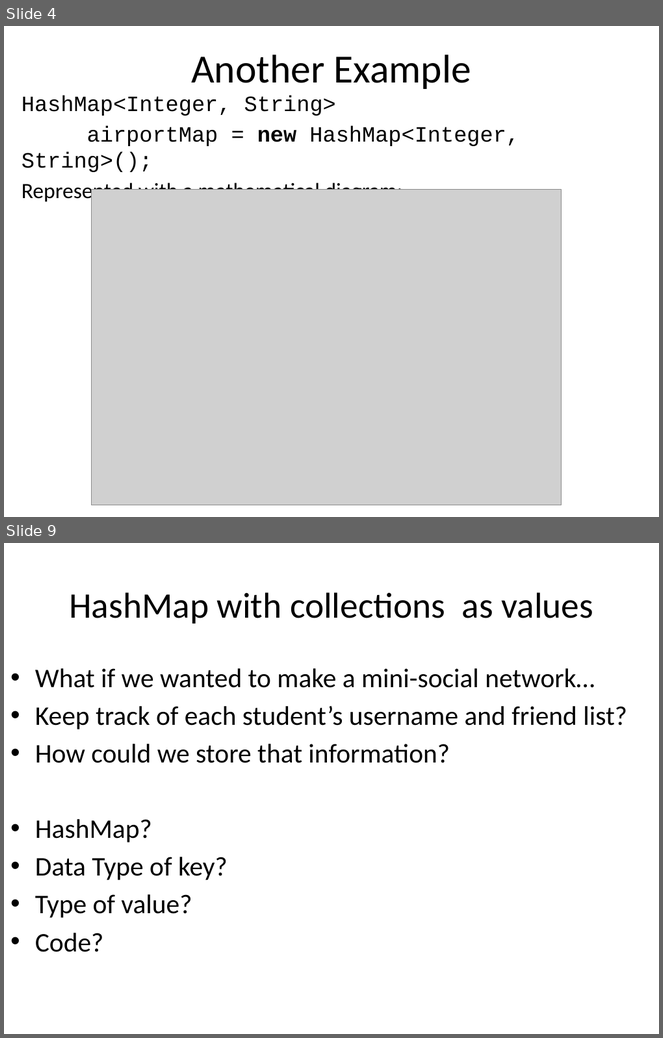
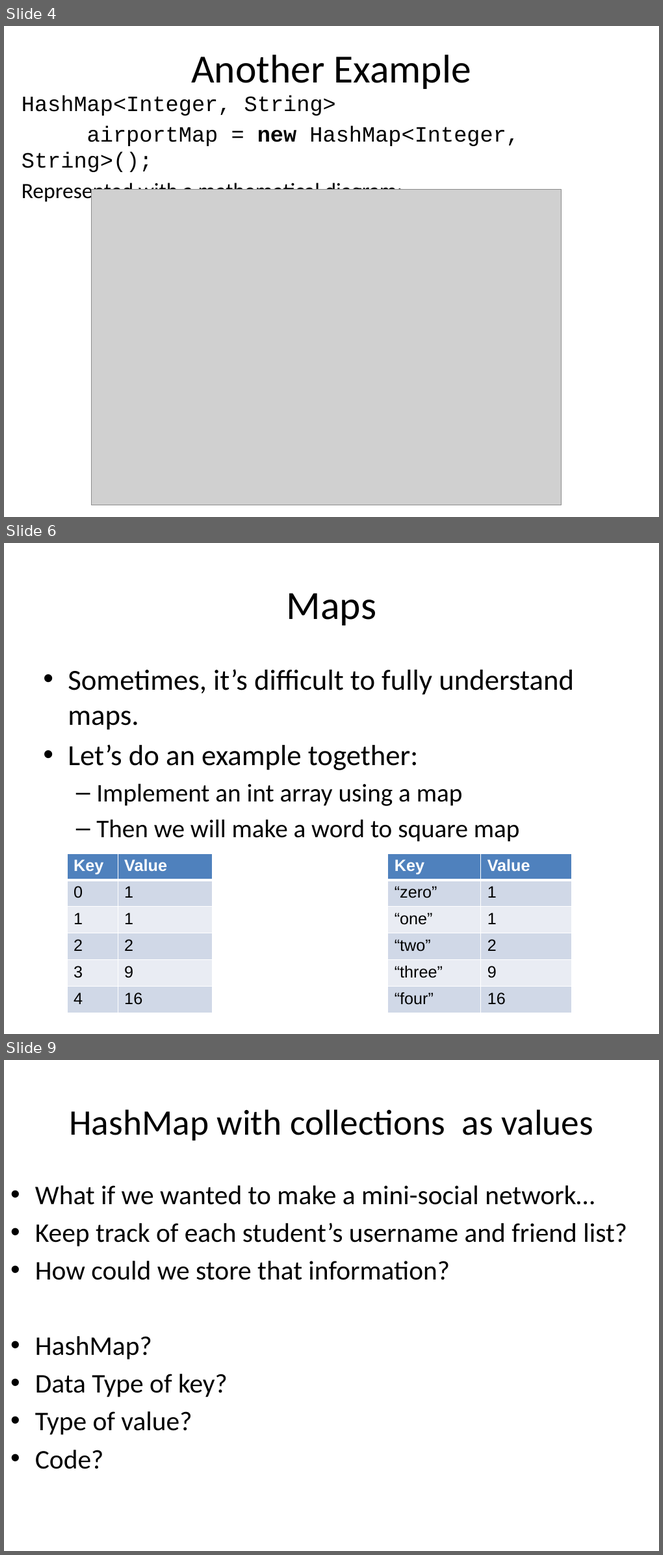
Before and after one commit to RHIT-CSSE/csse220, a slide deck: ClassMaterials/2DArraysAndMaps/Slides/Part3-Maps.pptx. Shown one above the other, each under a label of ours: slides 4 and 9 before the commit, slides 4, 6 and 9 after it; the slides between them are not shown. The pictures are 663x1038 and 663x1555 pixels, drawn with LibreOffice and Linux fonts; fonts in the diff are those of the drawing; grey boxes stand for pictures. Boxes give left, top, right and bottom in pixels: in the first picture for what was removed or moved away, otherwise in the second. Text is boxed around its words. In the diff, an @@ line names an element or a change of style, - is before the commit and + after.

```diff
--- a/ClassMaterials/2DArraysAndMaps/Slides/Part3-Maps.pptx
+++ b/ClassMaterials/2DArraysAndMaps/Slides/Part3-Maps.pptx
@@ slide 6 added at (4, 543, 659, 1034), background #FFFFFF @@
@@ title added at (287, 593, 376, 626), 44 pt, text #000000 @@
+Maps
@@ text added at (68, 669, 574, 842), 32 pt, text #000000 @@
+• Sometimes, it’s difficult to fully understand maps.
+• Let’s do an example together:
+  – Implement an int array using a map
+  – Then we will make a word to square map
@@ table added at (67, 854, 213, 1013), 6 rows, 2 columns @@
+Key | Value
+0 | 1
+1 | 1
+2 | 2
+3 | 9
+4 | 16
@@ table added at (388, 854, 572, 1013), 6 rows, 2 columns @@
+Key | Value
+“zero” | 1
+“one” | 1
+“two” | 2
+“three” | 9
+“four” | 16
```
Also in this commit, not shown: 4 slides changed, 1 other slide added, 1 slide removed, 2 other files.
